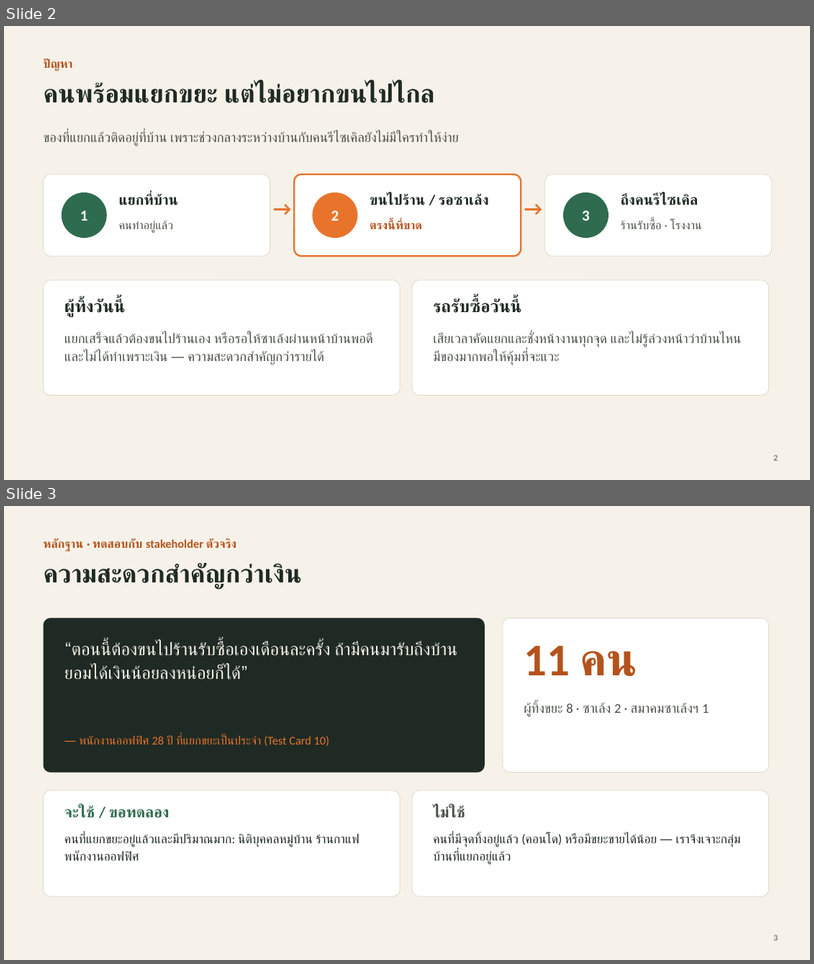
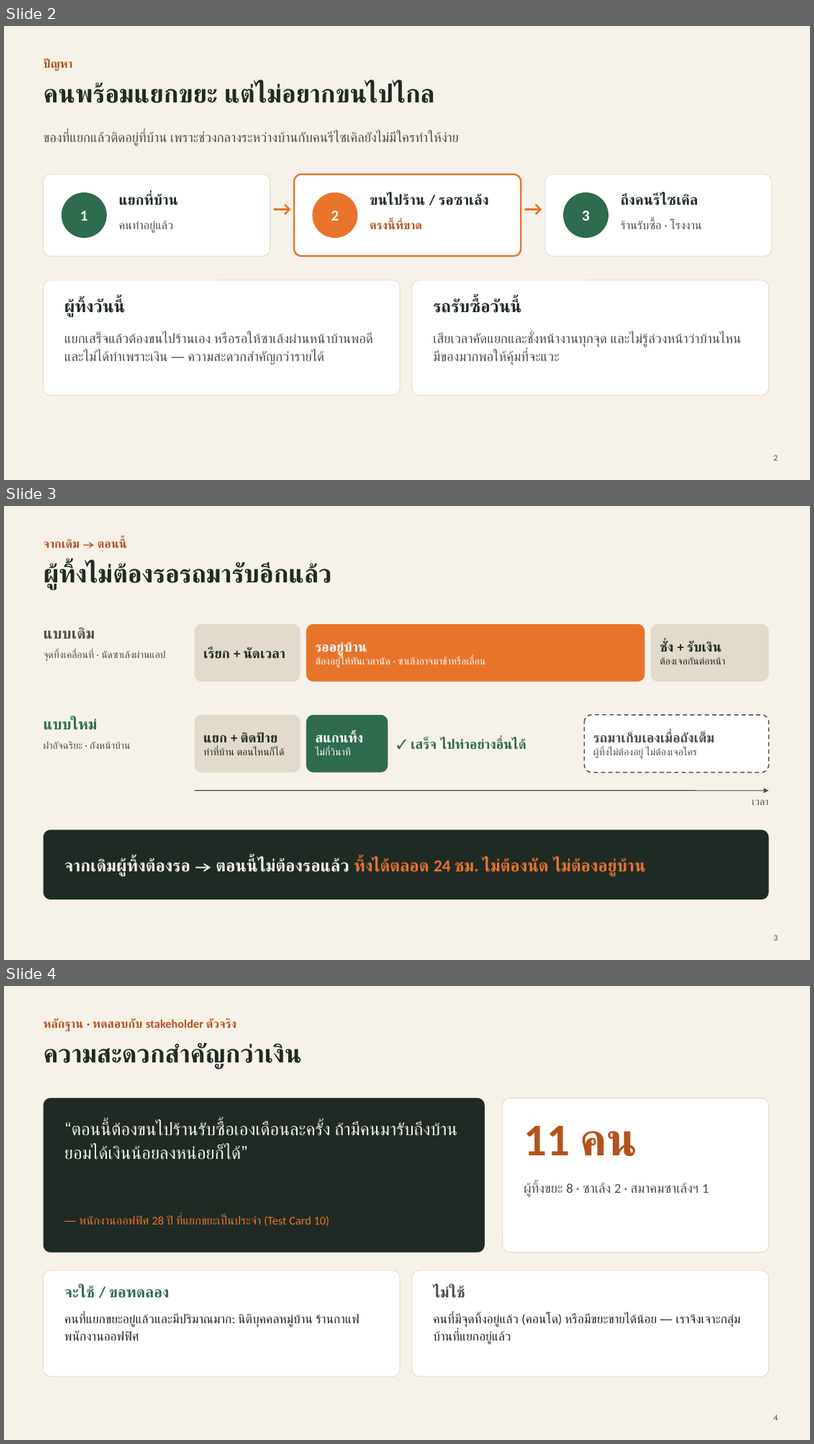
Before and after one commit to miramsalp/waste-management-wireframe, a slide deck: ฝาถังอัจฉริยะ — จุดทิ้งหน้าบ้าน.pptx. Shown one above the other, each under a label of ours: slides 2 and 3 before the commit, slides 2, 3 and 4 after it. The pictures are 814x964 and 814x1444 pixels, drawn with LibreOffice and Linux fonts; fonts in the diff are those of the drawing. Boxes give left, top, right and bottom in pixels: in the first picture for what was removed or moved away, otherwise in the second. Text is boxed around its words. In the diff, an @@ line names an element or a change of style, - is before the commit and + after.

```diff
--- a/ฝาถังอัจฉริยะ — จุดทิ้งหน้าบ้าน.pptx
+++ b/ฝาถังอัจฉริยะ — จุดทิ้งหน้าบ้าน.pptx
@@ slide 3 added at [4, 506, 810, 960], background #F6F2E9 @@
@@ text added at [44, 539, 125, 548], 14 pt, text #B4521B, bold @@
+จากเดิม → ตอนนี้
@@ title added at [44, 563, 332, 590], 30 pt, text #1F2A24, bold @@
+ผู้ทิ้งไม่ต้องรอรถมารับอีกแล้ว
@@ text added at [44, 627, 95, 639], 18 pt, text #4A5048, bold @@
+แบบเดิม
@@ rounded rectangle added at [195, 624, 301, 682], fill #E2DACA @@
@@ rounded rectangle added at [306, 624, 646, 682], fill #E8742C @@
@@ rounded rectangle added at [651, 624, 769, 682], fill #E2DACA @@
@@ text added at [44, 650, 166, 661], 12 pt, text #4A5048 @@
+จุดทิ้งเคลื่อนที่ · นัดซาเล้งผ่านแอป
@@ text added at [203, 647, 286, 659], 16 pt, text #1F2A24, bold @@
+เรียก + นัดเวลา
@@ text added at [316, 641, 486, 667], 12 pt, text #FFFFFF @@
+รออยู่บ้าน
+ต้องอยู่ให้ทันเวลานัด · ซาเล้งอาจมาช้าหรือเลื่อน
@@ text added at [660, 641, 725, 664], 12 pt, text #1F2A24 @@
+ชั่ง + รับเงิน
+ต้องเจอกันต่อหน้า
@@ text added at [44, 718, 98, 730], 18 pt, text #2F6B4F, bold @@
+แบบใหม่
@@ rounded rectangle added at [195, 715, 301, 772], fill #E2DACA @@
@@ rounded rectangle added at [306, 715, 388, 772], fill #2F6B4F @@
@@ rounded rectangle added at [585, 715, 769, 772], fill #FFFFFF, outline #4A5048 1.25 pt dashed @@
@@ text added at [44, 741, 130, 749], 12 pt, text #4A5048 @@
+ฝาอัจฉริยะ · ถังหน้าบ้าน
@@ text added at [203, 732, 285, 755], 12 pt, text #1F2A24 @@
+แยก + ติดป้าย
+ทำที่บ้าน ตอนไหนก็ได้
@@ text added at [316, 732, 364, 755], 12 pt, text #FFFFFF @@
+สแกนทิ้ง
+ไม่กี่วินาที
@@ text added at [411, 738, 526, 749], 16 pt, text #2F6B4F, bold @@
+✓ เสร็จ ไปทำอย่างอื่นได้
@@ text added at [594, 732, 715, 758], 12 pt, text #4A5048 @@
+รถมาเก็บเองเมื่อถังเต็ม
+ผู้ทิ้งไม่ต้องอยู่ ไม่ต้องเจอใคร
@@ arrow added from (195, 790) to (769, 790), #4A5048 1 pt @@
@@ text added at [752, 799, 769, 805], 12 pt, text #4A5048 @@
+เวลา
@@ rounded rectangle added at [44, 830, 769, 899], fill #1F2A24 @@
@@ text added at [64, 857, 646, 876], 20 pt, text #E8742C, bold @@
+จากเดิมผู้ทิ้งต้องรอ → ตอนนี้ไม่ต้องรอแล้ว ทิ้งได้ตลอด 24 ชม. ไม่ต้องนัด ไม่ต้องอยู่บ้าน
@@ page number added at [774, 934, 778, 940], 10 pt, text #4A5048 @@
+3
@@ what was slide 3 is now slide 4 @@
@@ page number at [774, 1414, 778, 1420]: text changed @@
-3
+4
```
Also in this commit, not shown: 1 other slide added, 1 other file.
